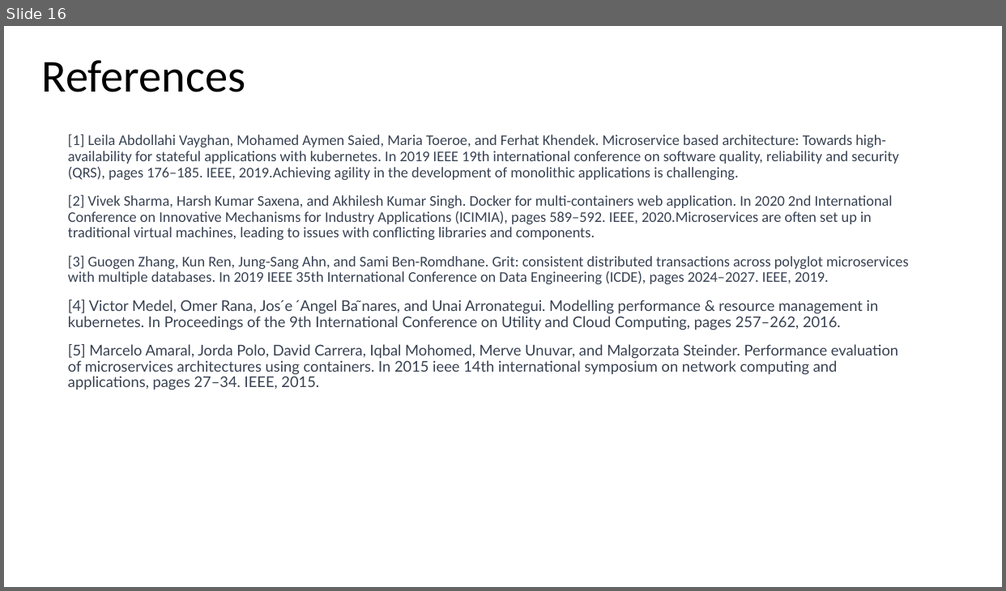
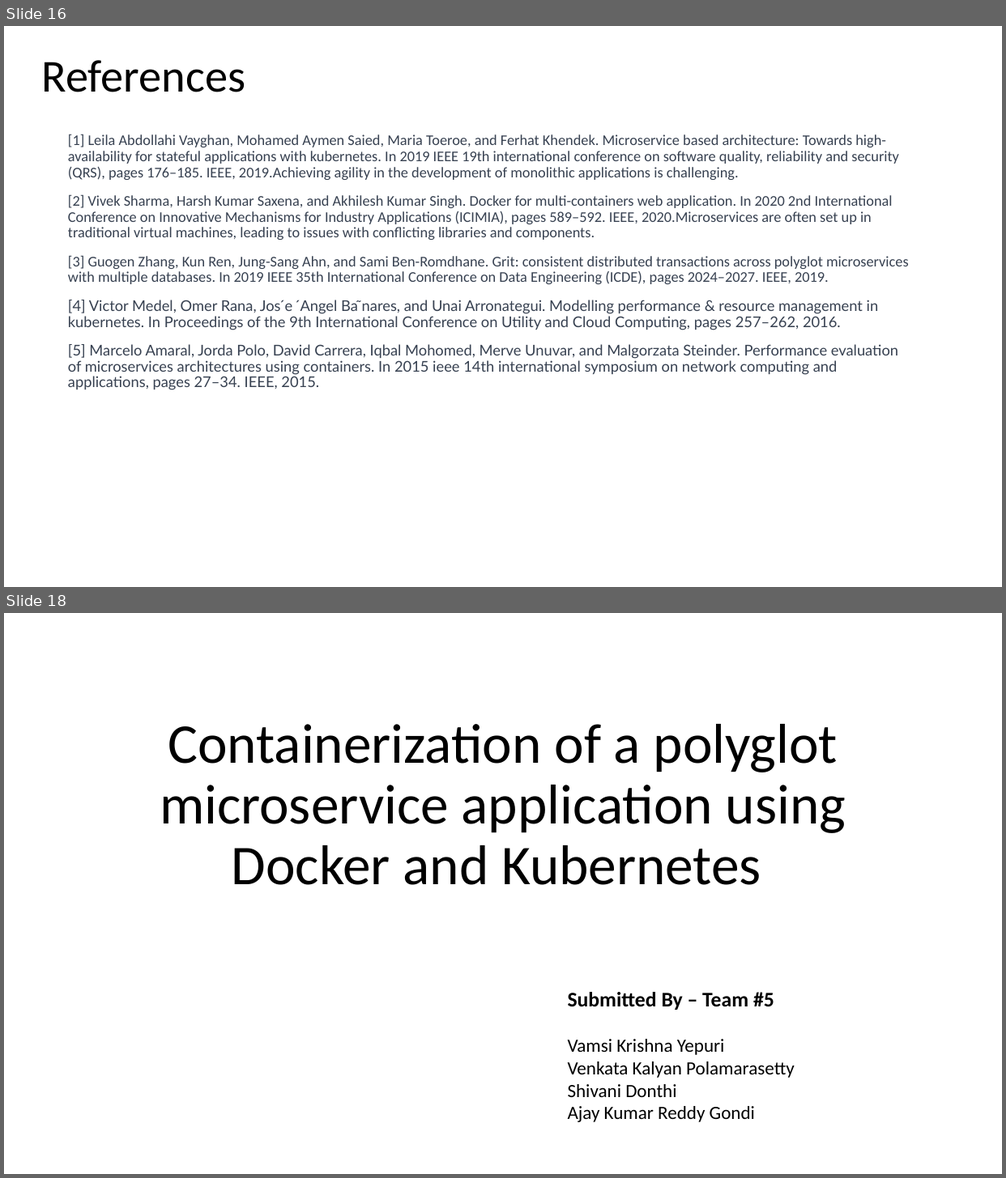
Before and after one commit to vyepuri/capstone-project-team5, a slide deck: Presentations/Presentation.pptx. Shown one above the other, each under a label of ours: slide 16 before the commit, slides 16 and 18 after it; the slides between them are not shown. The pictures are 1006x591 and 1006x1178 pixels, drawn with LibreOffice and Linux fonts; fonts in the diff are those of the drawing. Boxes give left, top, right and bottom in pixels: in the first picture for what was removed or moved away, otherwise in the second. Text is boxed around its words. In the diff, an @@ line names an element or a change of style, - is before the commit and + after.

```diff
--- a/Presentations/Presentation.pptx
+++ b/Presentations/Presentation.pptx
@@ slide 18 added at (4,613,1002,1174), background #FFFFFF @@
@@ title added at (160,724,846,885), 54 pt, text #000000 @@
+Containerization of a polyglot microservice application using Docker and Kubernetes
@@ text added at (568,992,795,1122), 18 pt, text #000000 @@
+Submitted By – Team #5
+Vamsi Krishna Yepuri
+Venkata Kalyan Polamarasetty
+Shivani Donthi
+Ajay Kumar Reddy Gondi
```
Also in this commit, not shown: 1 slide changed, 4 other slides added.
